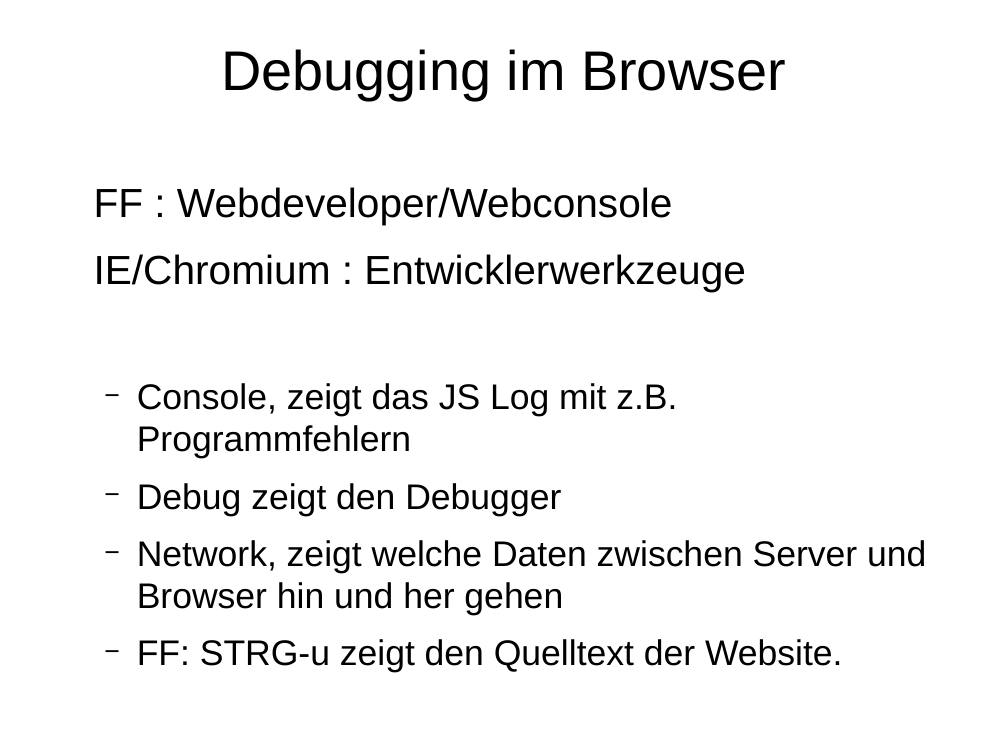
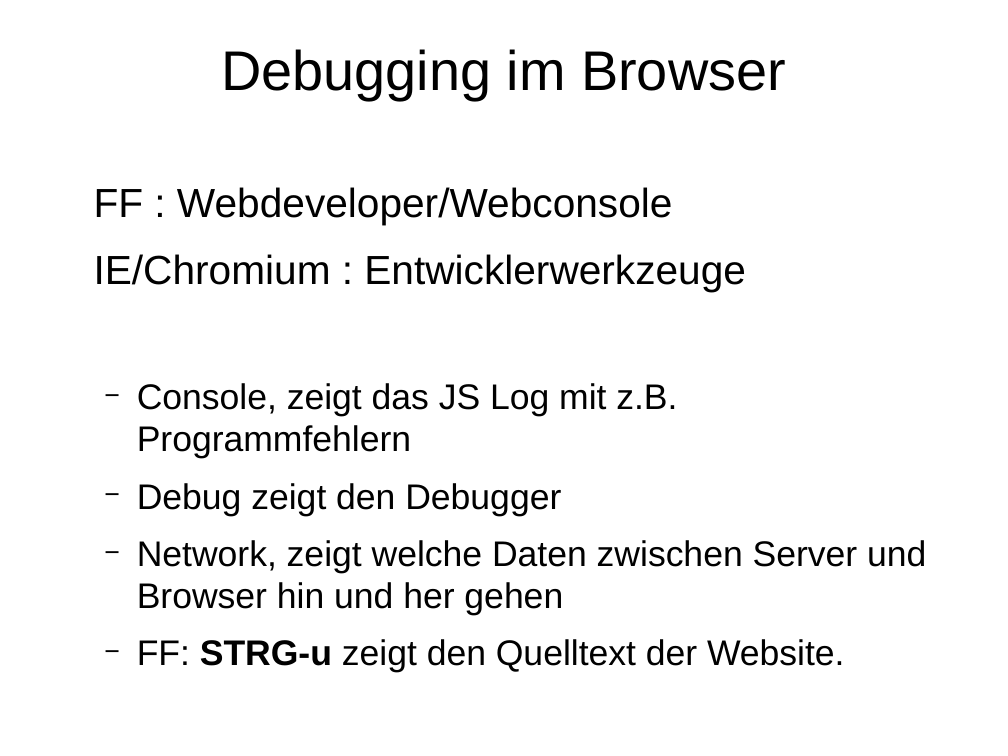
Before and after one commit to Inqbus/python_summit, a slide deck: slide 31 of vortrag/bokeh_sandra.odp. Drawn at 1008x756 pixels with LibreOffice and Linux fonts; fonts in the diff are those of the drawing. Boxes give left, top, right and bottom in pixels: in the first picture for what was removed or moved away, otherwise in the second. Text is boxed around its words. In the diff, an @@ line names an element or a change of style, - is before the commit and + after.

Commit message:
pycharm debugging added

```diff
--- a/vortrag/bokeh_sandra.odp
+++ b/vortrag/bokeh_sandra.odp
@@ text at (x1=137, y1=639, x2=844, y2=673): bold on in "STRG-u" @@
```
Also in this commit, not shown: 8 other slides changed, 3 slides added.
